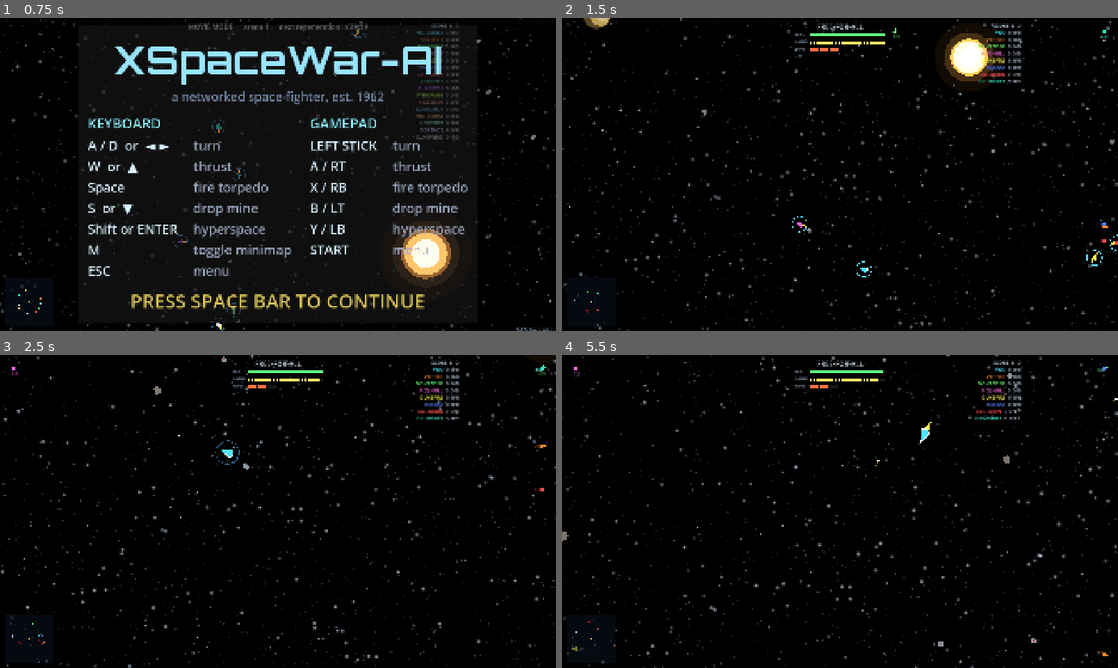
Above: before the commit, frames 1-4 (two rows, left to right).
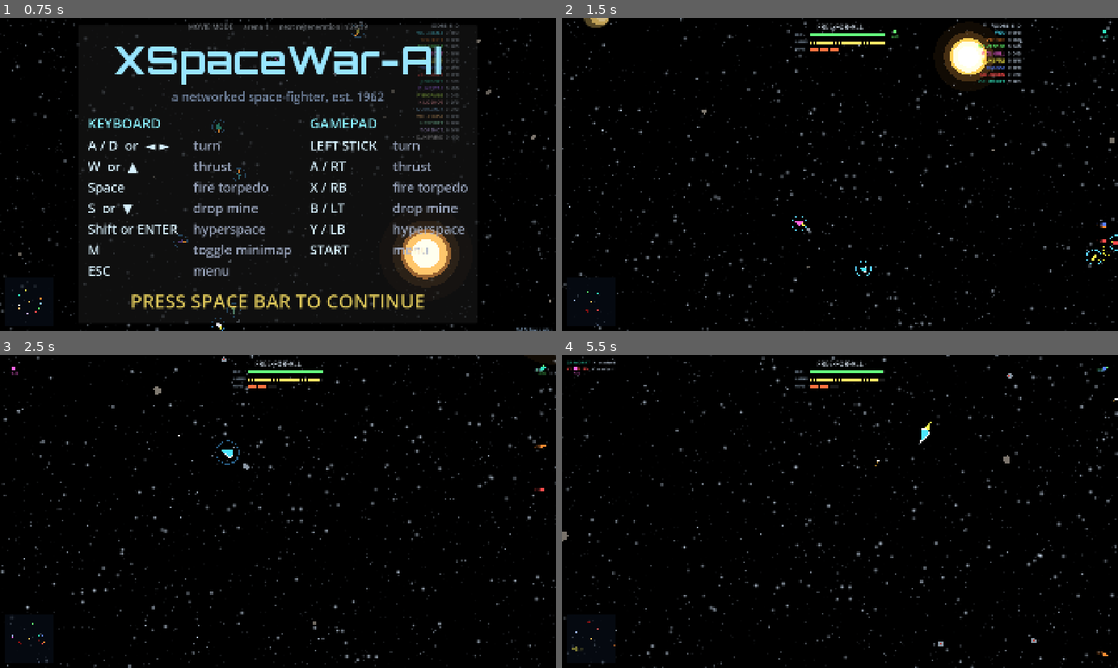
Above: after the commit, the same moments.

Repository: CryptoJones/XSpaceWar-AI
Game: Godot game, scene res://src/ui/main.tscn
The game is run twice, just before and just after one commit, with the same random seed, the same clock (stepped at 60 frames per second) and the same inputs.
Inputs (mouse positions are in pixels of both pictures, inside the frame that each line leads up to):
- Up to frame 1 (0.75 s): tap Enter at 0.5 s; move the mouse to (400, 158) at 0.52 s; hold D from 0.53 s (still down); tap M at 0.6 s; click (400, 158) at 0.67 s
- Up to frame 2 (1.5 s): tap Space at 0.77 s; tap K at 0.8 s; release D at 1.25 s; click "PLAY — Skirmish vs AI" at 1.25 s
- Up to frame 3 (2.5 s): move the mouse to (166, 527) at 2.02 s; hold S from 2.03 s (still down); tap K at 2.1 s; tap Space at 2.27 s; tap B at 2.3 s
- Up to frame 4 (5.5 s): move the mouse to (895, 442) at 2.77 s; release S at 2.78 s; hold D 2.78-3.53 s; tap B at 2.85, 5.3 s; tap F at 3.05, 3.6 s; move the mouse to (812, 574) at 3.52 s; hold W 3.53-4.28 s; click (812, 574) at 3.67 s; tap Space at 3.77, 4.52, 5.27 s; tap M at 3.8, 4.35 s; move the mouse to (1006, 558) at 4.27 s; hold A from 4.28 s (still down); tap K at 4.55, 5.1 s; move the mouse to (673, 464) at 5.02 s

Frame 1 is identical in both runs. In frame 2, 0.3% of the frame differs, in the area x 5-100%, y 0-83%; in frame 3, 0.6%; in frame 4, 0.6%, in the area x 0-83%, y 1-21%.

Commit message:
v1.8.2: fix event off-by-one (kill feed/fx silently dead); K/B toggles; --debug
Events are stamped with the PRE-increment tick (step ends tick+1), so
the accumulate-consume guards' <= comparison skipped every one-shot
event since 1.7.26 — no feed lines, no explosion fx, no weapon audio.
Guards now use strict <. Probe-verified end to end and regression-
tested in scene_smoke (forced kill must reach the HUD feed).

Also: toggle_feed (K) / toggle_score (B) rebindable+persisted HUD
toggles per Aaron; --debug CLI flag (F3 on boot, adapter banner, feed
echo, 5s diagnostics dumps) for test-machine log collection.

Co-Authored-By: Claude Fable 5 <noreply@anthropic.com>

Diff:
--- a/project.godot
+++ b/project.godot
@@ -6,7 +6,7 @@
 [application]
 
 config/name="XSpaceWar-AI"
-config/version="1.8.1"
+config/version="1.8.2"
 config/description="A modern, AI-driven networked space-fighter — a 2026 reimagining of the classic networked Spacewar! / xspacewar. Apache 2.0."
 run/main_scene="res://src/ui/main.tscn"
 config/features=PackedStringArray("4.6", "Forward Plus")
--- a/src/net/net_host.gd
+++ b/src/net/net_host.gd
@@ -125,8 +125,8 @@
 	session.update(dt)
 
 	for ev in session.world.events:
-		if int(ev.get("tk", -1)) <= _ev_tick:
-			continue  # events accumulate now; forward each exactly once
+		if int(ev.get("tk", -1)) < _ev_tick:
+			continue  # forward exactly once (stamps lag the post-step tick by one)
 		if String(ev.get("type", "")) in NetProtocol.FORWARDED_EVENTS:
 			_event_accum.append(ev)
 	_ev_tick = session.world.tick
--- a/src/render/world_view.gd
+++ b/src/render/world_view.gd
@@ -55,7 +55,9 @@
 	"fire": KEY_SPACE,
 	"mine": KEY_S,
 	"hyper": KEY_SHIFT,
-	"toggle_map": KEY_M,   # UI action (minimap), lives here so binds have one home
+	"toggle_map": KEY_M,   # UI actions live here so binds have one home
+	"toggle_feed": KEY_K,
+	"toggle_score": KEY_B,
 }
 
 ## When valid, replaces the built-in input+update drive each physics step —
@@ -213,8 +215,8 @@
 		# Continuous-state events (thrust flames) are re-emitted every frame
 		# by design; one-shots are consumed exactly once via tick stamps.
 		if String(ev.get("type", "")) != "thrust" \
-				and int(ev.get("tk", -1)) <= _seen_ev_tick:
-			continue
+				and int(ev.get("tk", -1)) < _seen_ev_tick:
+			continue  # (stamps lag the post-step tick by one)
 		_audio.play_event(ev)
 		match ev.get("type", ""):
 			"thrust":
--- a/src/ui/hud.gd
+++ b/src/ui/hud.gd
@@ -120,6 +120,20 @@
 func set_debug(text: String) -> void:
 	_debug_label.visible = text != ""
 	_debug_label.text = text
+
+var debug_echo := false   ## --debug: mirror feed lines to stdout
+
+func set_feed_visible(v: bool) -> void:
+	_feed_label.visible = v
+
+func feed_visible() -> bool:
+	return _feed_label.visible
+
+func set_score_visible(v: bool) -> void:
+	_score.visible = v
+
+func score_visible() -> bool:
+	return _score.visible
 
 func set_radar_visible(v: bool) -> void:
 	_radar.visible = v
@@ -243,8 +257,8 @@
 		var last_seen := _seen_tick
 		_seen_tick = session.world.tick
 		for ev in session.world.events:
-			if int(ev.get("tk", -1)) <= last_seen:
-				continue
+			if int(ev.get("tk", -1)) < last_seen:
+				continue  # (events of step N are stamped N; tick is N+1 after)
 			match String(ev.get("type", "")):
 				"kill":
 					_push_feed("%s  ▸☠  %s" % [_ship_bb(int(ev["killer"])), _ship_bb(int(ev["victim"]))])
@@ -268,6 +282,9 @@
 	_feed_label.text = "\n".join(lines)
 
 func _push_feed(text: String) -> void:
+	if debug_echo:
+		var rx := RegEx.create_from_string("\\[/?[^\\]]*\\]")
+		print("[feed] ", rx.sub(text, "", true))
 	_feed.append({"t": text, "ttl": FEED_TTL})
 	while _feed.size() > FEED_MAX:
 		_feed.pop_front()
--- a/src/ui/main.gd
+++ b/src/ui/main.gd
@@ -64,6 +64,7 @@
 var _stats_detail: Label
 var _stats_career: Label
 var _stats_key := []               ## [session id, generation] last written to history
+var _debug_dump_accum := 0.0
 
 const BINDABLE := [
 	["turn_left", "Turn left"],
@@ -73,6 +74,8 @@
 	["mine", "Drop mine"],
 	["hyper", "Hyperspace"],
 	["toggle_map", "Toggle minimap"],
+	["toggle_feed", "Toggle kill feed"],
+	["toggle_score", "Toggle scoreboard"],
 ]
 
 ## OPENING credits — the lineage this game stands on, rolled flat (no Star
@@ -169,6 +172,14 @@
 		_player_name = user.to_upper().left(12) if user != "" else "PILOT"
 	_name_edit.text = _player_name
 	_lan = LanDiscovery.listener()
+	if "--debug" in OS.get_cmdline_args() or "--debug" in OS.get_cmdline_user_args():
+		_debug_overlay = true
+		hud.debug_echo = true
+		print("[debug] XSpaceWar-AI v%s — debug mode (F3 overlay on, logs verbose)"
+			% str(ProjectSettings.get_setting("application/config/version", "?")))
+		print("[debug] adapter: %s | renderer: %s" % [
+			RenderingServer.get_video_adapter_name(),
+			RenderingServer.get_current_rendering_method()])
 	session.start_movie()
 	# Boot sequence: credits roll -> splash (controls, press SPACE) -> menu.
 	set_menu_visible(false)
@@ -230,6 +241,11 @@
 		_refresh_server_list(dt)
 	if _debug_overlay:
 		hud.set_debug(_debug_text())
+		if hud.debug_echo:
+			_debug_dump_accum += dt
+			if _debug_dump_accum >= 5.0:
+				_debug_dump_accum = 0.0
+				print("[debug] ", _debug_text().replace("\n", " | "))
 
 # --------------------------------------------------------------------------
 # Menu
@@ -904,6 +920,12 @@
 	elif key_pressed and event.physical_keycode == int(view.key_binds["toggle_map"]):
 		hud.set_radar_visible(not hud.radar_visible())
 		_save_settings()
+	elif key_pressed and event.physical_keycode == int(view.key_binds["toggle_feed"]):
+		hud.set_feed_visible(not hud.feed_visible())
+		_save_settings()
+	elif key_pressed and event.physical_keycode == int(view.key_binds["toggle_score"]):
+		hud.set_score_visible(not hud.score_visible())
+		_save_settings()
 	elif key_pressed and event.physical_keycode == KEY_ESCAPE:
 		set_menu_visible(not _menu.visible)
 	elif pad_pressed and event.button_index == JOY_BUTTON_START:
@@ -1126,6 +1148,8 @@
 		_record_check.set_pressed_no_signal(bool(cfg.get_value("replay", "record", false)))
 		_music_check.set_pressed_no_signal(bool(cfg.get_value("audio", "music", true)))
 		hud.set_radar_visible(bool(cfg.get_value("display", "minimap", true)))
+		hud.set_feed_visible(bool(cfg.get_value("display", "kill_feed", true)))
+		hud.set_score_visible(bool(cfg.get_value("display", "scoreboard", true)))
 		# Match setup: restore the player's favorite configuration.
 		_mode_btn.select(int(cfg.get_value("match", "mode", 0)))
 		_diff_slider.set_value_no_signal(float(cfg.get_value("match", "difficulty", BotController.Difficulty.VETERAN)))
@@ -1169,6 +1193,8 @@
 	cfg.set_value("replay", "record", _record_check.button_pressed)
 	cfg.set_value("audio", "music", _music_check.button_pressed)
 	cfg.set_value("display", "minimap", hud.radar_visible())
+	cfg.set_value("display", "kill_feed", hud.feed_visible())
+	cfg.set_value("display", "scoreboard", hud.score_visible())
 	for pair in BINDABLE:
 		cfg.set_value("keys", String(pair[0]), int(view.key_binds[String(pair[0])]))
 	cfg.set_value("match", "mode", _mode_btn.selected)
--- a/tests/scene_smoke.gd
+++ b/tests/scene_smoke.gd
@@ -25,8 +25,25 @@
 	root.add_child(node)
 	process_frame.connect(_on_frame)
 
+var _forced_kill := false
+
 func _on_frame() -> void:
 	_frames += 1
+	var m := root.get_node_or_null("Main")
+	# Mid-run: force a kill and assert it reaches the HUD kill feed — the
+	# whole event pipeline (stamp -> accumulate -> consume) regression-tested
+	# after the off-by-one that silently dropped every one-shot event.
+	if _frames == 150 and m != null and m.session.world != null \
+			and m.session.world.ships.size() >= 2:
+		var victim = m.session.world.ships[1]
+		if victim.alive:
+			m.session.world._destroy_ship(victim, m.session.world.ships[0].id, "torpedo")
+			_forced_kill = true
+	if _frames == 170 and _forced_kill and m != null:
+		if m.hud._feed.is_empty():
+			print("  [FAIL] forced kill never reached the HUD feed (event pipeline)")
+			quit(1)
+			return
 	if _frames == FRAMES:
 		var main := root.get_node_or_null("Main")
 		var ok: bool = main != null and main.session != null and main.session.world != null \
Not shown, changed: CHANGELOG.md
